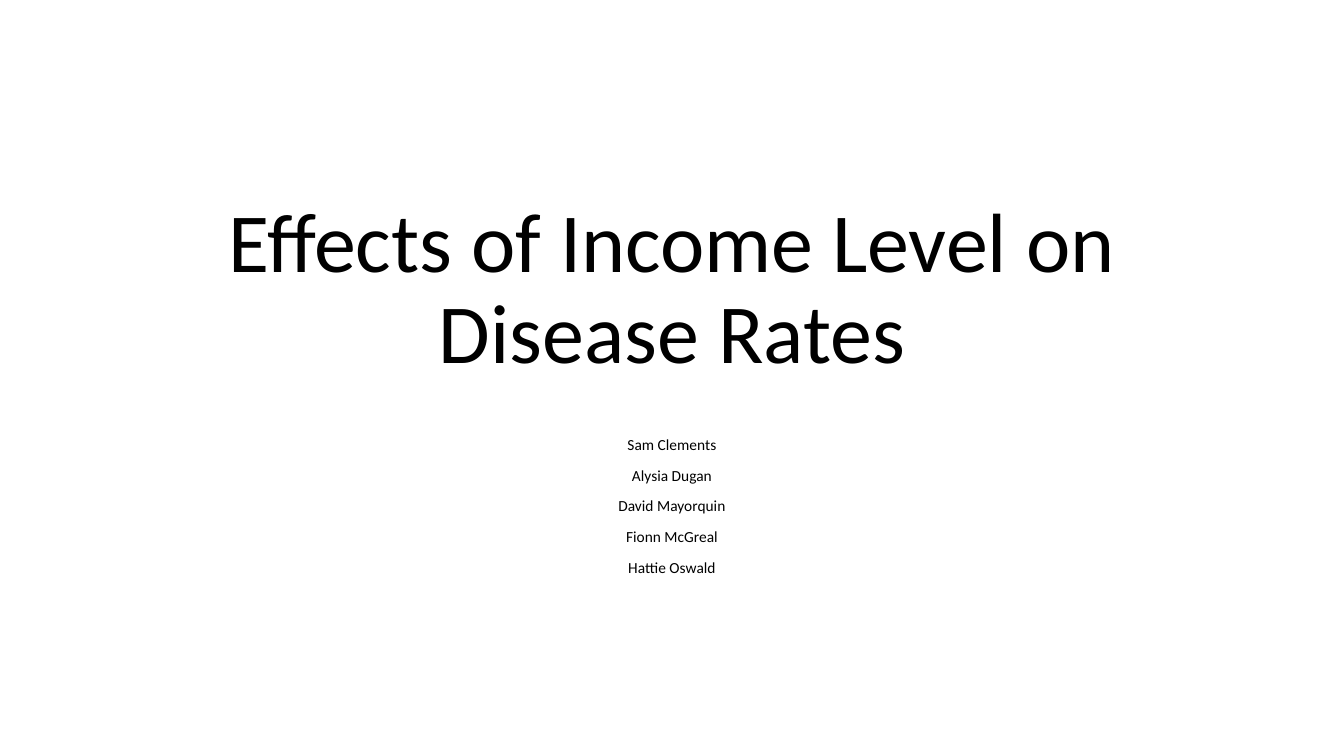
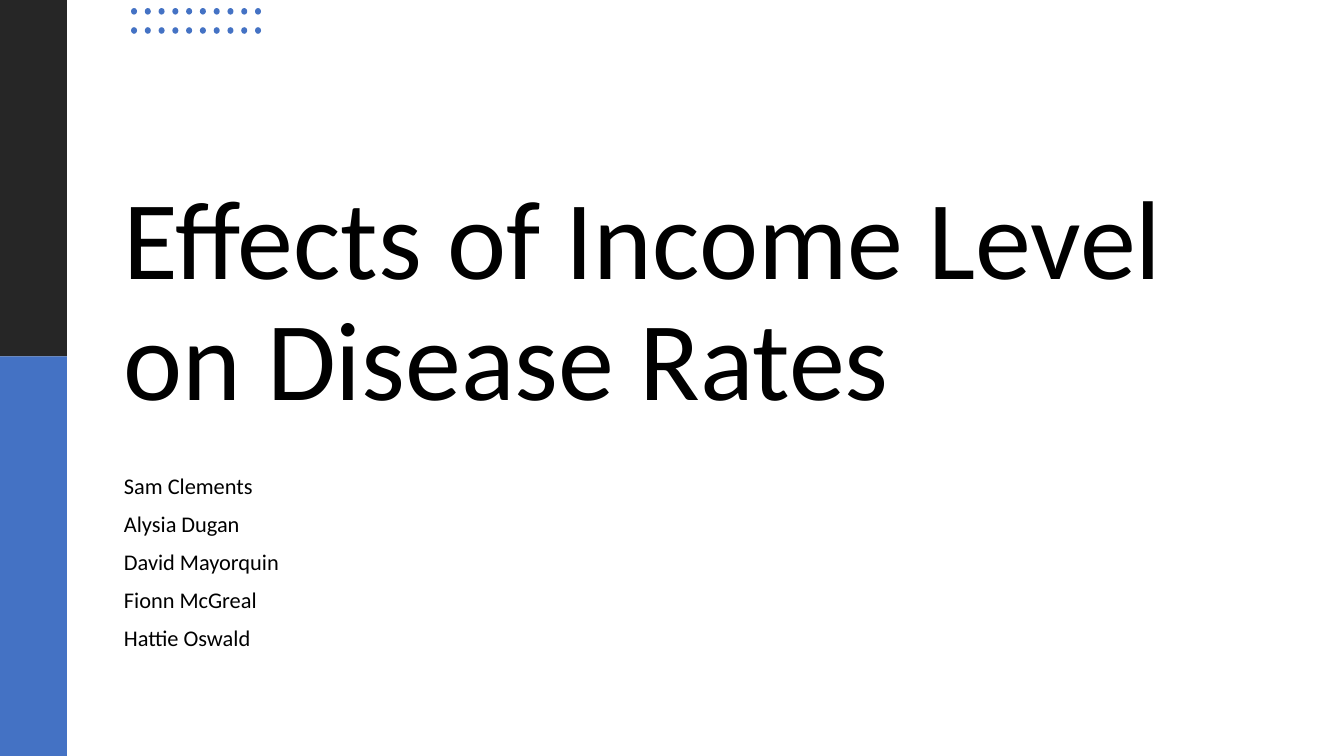
Before and after one commit to SamClements94/Project-1, a slide deck: slide 1 of Effects of Income Level on Disease Rates.pptx. Drawn at 1344x756 pixels with LibreOffice and Linux fonts; fonts in the diff are those of the drawing. Boxes give left, top, right and bottom in pixels: in the first picture for what was removed or moved away, otherwise in the second. Text is boxed around its words. In the diff, an @@ line names an element or a change of style, - is before the commit and + after.

```diff
--- a/Effects of Income Level on Disease Rates.pptx
+++ b/Effects of Income Level on Disease Rates.pptx
@@ rectangle added at (x1=0, y1=0, x2=67, y2=357), fill #262626 @@
@@ group added at (x1=131, y1=8, x2=261, y2=33): 20 ellipses @@
@@ title "Effects of Income Level on ..." moved from (x1=229, y1=213, x2=1114, y2=364) to (x1=124, y1=201, x2=1161, y2=401) @@
@@ title "Effects of Income Level on ..." at (x1=124, y1=201, x2=1161, y2=401): size 60 to 80 pt; alignment centre to left @@
@@ rectangle added at (x1=0, y1=357, x2=67, y2=756), fill #4472C4 @@
@@ subtitle "Sam Clements" moved from (x1=618, y1=439, x2=725, y2=573) to (x1=124, y1=478, x2=279, y2=646) @@
@@ subtitle "Sam Clements" at (x1=124, y1=478, x2=279, y2=646): size 11 to 16 pt; alignment centre to left @@
```
Also in this commit, not shown: 6 other slides changed, 6 slides added, 2 slides removed, 1 other file.
